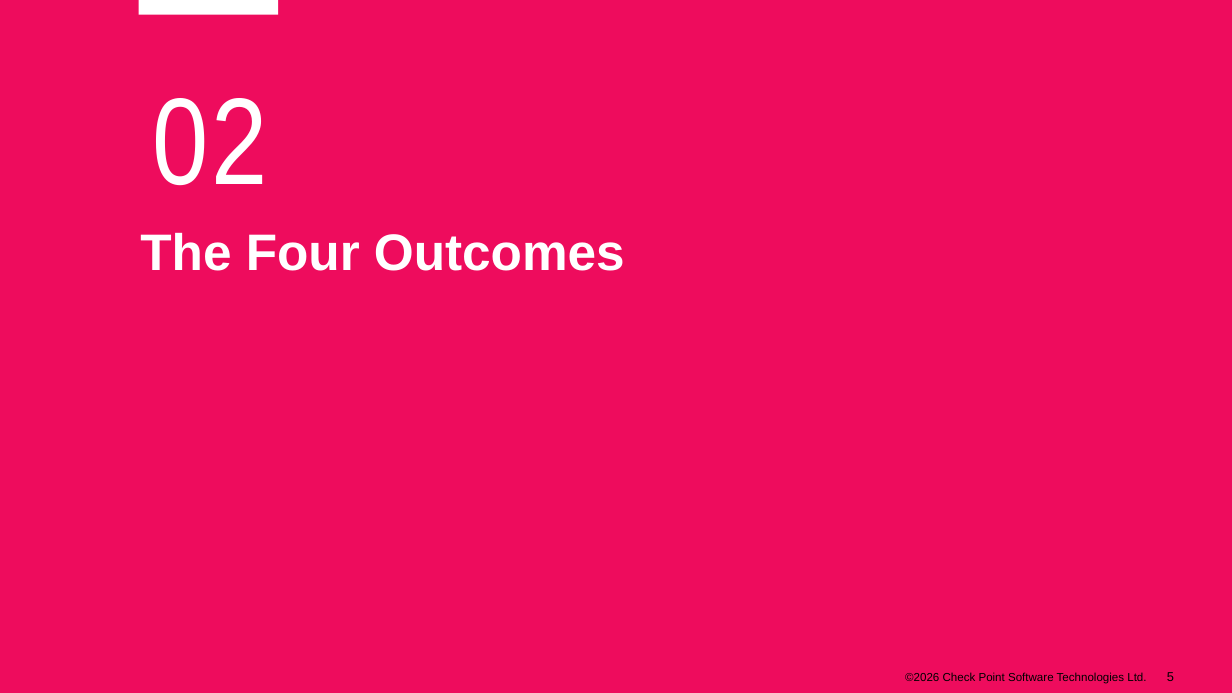
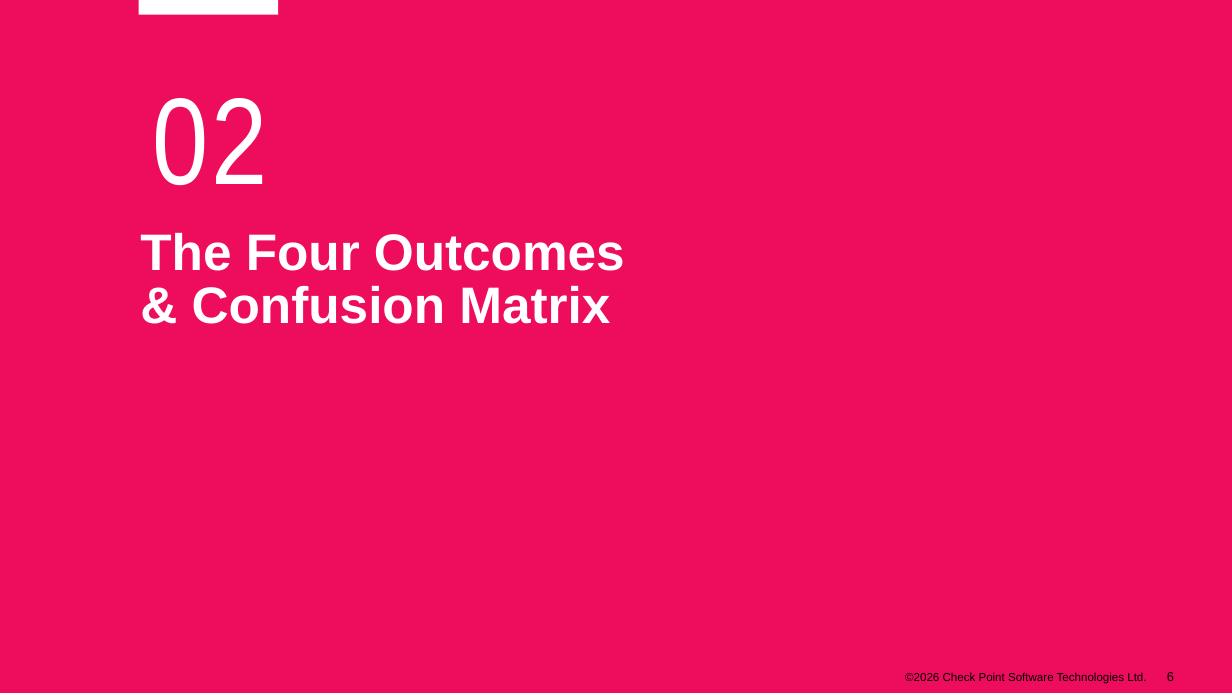
Before and after one commit to alshawwaf/ai-basic-training, a slide deck: slide 6 of stage1_classic_ml/05_model_evaluation/Lecture-5-Model-Evaluation.pptx (slide 5 before the commit). Drawn at 1232x693 pixels with LibreOffice and Linux fonts; fonts in the diff are those of the drawing; background and template pictures are left out. Boxes give left, top, right and bottom in pixels: in the first picture for what was removed or moved away, otherwise in the second. Text is boxed around its words. In the diff, an @@ line names an element or a change of style, - is before the commit and + after.

Commit message:
Rebuild Lecture-5 with charts and visual layouts
5 embedded images: accuracy trap comparison, confusion matrix heatmap,
precision/recall/F1 metric cards, ROC curve, precision-recall tradeoff
chart. Uses 2-Column, Bullets+Pull Quote, and Title Only layouts.

```diff
--- a/stage1_classic_ml/05_model_evaluation/Lecture-5-Model-Evaluation.pptx
+++ b/stage1_classic_ml/05_model_evaluation/Lecture-5-Model-Evaluation.pptx
@@ text at box(192, 285, 610, 324): paragraph added @@
+& Confusion Matrix
```
Also in this commit, not shown: 10 other slides changed, 5 slides added, 3 slides removed.
